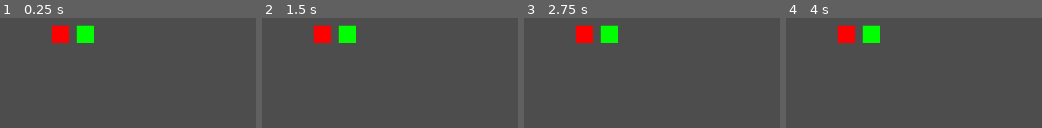
Above: before the commit, frames 1-4 (left to right).
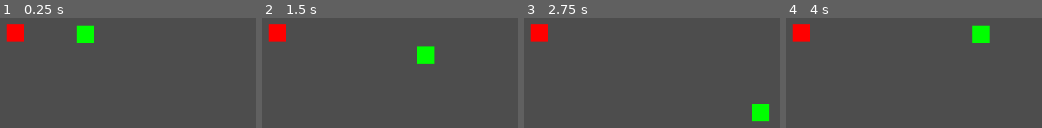
Above: after the commit, the same moments.

Repository: Jarflux/ocean-duo
Game: Godot game, scene res://scenes/game.tscn
Same seed, same stepped clock (60 frames per second), same inputs: the game is played once before the commit and once after it.
Inputs:
- Up to frame 1 (0.25 s): no input
- Up to frame 2 (1.5 s): tap Enter at 0.5 s; hold Right (move_right_green, bound only after the commit) 0.53-1.28 s; hold Down (move_down_green, bound only after the commit) from 1.28 s (still down)
- Up to frame 3 (2.75 s): release Down (move_down_green, bound only after the commit) at 2.03 s; hold Right (move_right_green, bound only after the commit) from 2.03 s (still down)
- Up to frame 4 (4 s): release Right (move_right_green, bound only after the commit) at 2.78 s; hold Up (move_up_green, bound only after the commit) 2.78-3.53 s; hold Left (move_left_green, bound only after the commit) from 3.53 s (still down)

The runs differ from the first frame. In frame 1, 2.3% of the frame differs, in the area x 2-27%, y 5-23%; in frame 2, 4.6%, in the area x 2-68%, y 5-42%; in frame 3, 4.6%; in frame 4, 4.6%.

Commit message:
make the dots move

Diff:
--- a/project.godot
+++ b/project.godot
@@ -15,6 +15,49 @@
 config/features=PackedStringArray("4.3", "GL Compatibility")
 config/icon="res://icon.svg"
 
+[input]
+
+move_right_green={
+"deadzone": 0.5,
+"events": [Object(InputEventKey,"resource_local_to_scene":false,"resource_name":"","device":0,"window_id":0,"alt_pressed":false,"shift_pressed":false,"ctrl_pressed":false,"meta_pressed":false,"pressed":false,"keycode":0,"physical_keycode":4194321,"key_label":0,"unicode":0,"location":0,"echo":false,"script":null)
+]
+}
+move_left_green={
+"deadzone": 0.5,
+"events": [Object(InputEventKey,"resource_local_to_scene":false,"resource_name":"","device":0,"window_id":0,"alt_pressed":false,"shift_pressed":false,"ctrl_pressed":false,"meta_pressed":false,"pressed":false,"keycode":0,"physical_keycode":4194319,"key_label":0,"unicode":0,"location":0,"echo":false,"script":null)
+]
+}
+move_up_green={
+"deadzone": 0.5,
+"events": [Object(InputEventKey,"resource_local_to_scene":false,"resource_name":"","device":0,"window_id":0,"alt_pressed":false,"shift_pressed":false,"ctrl_pressed":false,"meta_pressed":false,"pressed":false,"keycode":0,"physical_keycode":4194320,"key_label":0,"unicode":0,"location":0,"echo":false,"script":null)
+]
+}
+move_down_green={
+"deadzone": 0.5,
+"events": [Object(InputEventKey,"resource_local_to_scene":false,"resource_name":"","device":0,"window_id":0,"alt_pressed":false,"shift_pressed":false,"ctrl_pressed":false,"meta_pressed":false,"pressed":false,"keycode":0,"physical_keycode":4194322,"key_label":0,"unicode":0,"location":0,"echo":false,"script":null)
+]
+}
+move_right_red={
+"deadzone": 0.5,
+"events": [Object(InputEventKey,"resource_local_to_scene":false,"resource_name":"","device":0,"window_id":0,"alt_pressed":false,"shift_pressed":false,"ctrl_pressed":false,"meta_pressed":false,"pressed":false,"keycode":0,"physical_keycode":68,"key_label":0,"unicode":0,"location":0,"echo":false,"script":null)
+]
+}
+move_left_red={
+"deadzone": 0.5,
+"events": [Object(InputEventKey,"resource_local_to_scene":false,"resource_name":"","device":0,"window_id":0,"alt_pressed":false,"shift_pressed":false,"ctrl_pressed":false,"meta_pressed":false,"pressed":false,"keycode":0,"physical_keycode":65,"key_label":0,"unicode":0,"location":0,"echo":false,"script":null)
+]
+}
+move_up_red={
+"deadzone": 0.5,
+"events": [Object(InputEventKey,"resource_local_to_scene":false,"resource_name":"","device":0,"window_id":0,"alt_pressed":false,"shift_pressed":false,"ctrl_pressed":false,"meta_pressed":false,"pressed":false,"keycode":0,"physical_keycode":87,"key_label":0,"unicode":0,"location":0,"echo":false,"script":null)
+]
+}
+move_down_red={
+"deadzone": 0.5,
+"events": [Object(InputEventKey,"resource_local_to_scene":false,"resource_name":"","device":0,"window_id":0,"alt_pressed":false,"shift_pressed":false,"ctrl_pressed":false,"meta_pressed":false,"pressed":false,"keycode":0,"physical_keycode":83,"key_label":0,"unicode":0,"location":0,"echo":false,"script":null)
+]
+}
+
 [rendering]
 
 renderer/rendering_method="gl_compatibility"
--- a/scenes/game.tscn
+++ b/scenes/game.tscn
@@ -1,7 +1,7 @@
 [gd_scene load_steps=5 format=3 uid="uid://f8af7hjigh5l"]
 
 [ext_resource type="Texture2D" uid="uid://3vbdhirhcgwt" path="res://images/net-handle.png" id="1_dahh1"]
-[ext_resource type="Script" path="res://scenes/right.gd" id="2_khlt3"]
+[ext_resource type="Script" path="res://scripts/move.gd" id="2_ed43w"]
 
 [sub_resource type="GDScript" id="GDScript_ufykt"]
 resource_name = "net"
@@ -26,8 +26,13 @@
 script = SubResource("GDScript_ufykt")
 
 [node name="Left" type="RigidBody2D" parent="Net"]
-position = Vector2(115, 63)
+position = Vector2(50, 61)
 gravity_scale = 0.0
+script = ExtResource("2_ed43w")
+button_move_left = "move_left_red"
+button_move_right = "move_right_red"
+button_move_up = "move_up_red"
+button_move_down = "move_down_red"
 
 [node name="Sprite" type="Sprite2D" parent="Net/Left"]
 self_modulate = Color(1, 0, 0, 1)
@@ -39,11 +44,16 @@
 [node name="Right" type="RigidBody2D" parent="Net"]
 position = Vector2(151, 63)
 gravity_scale = 0.0
+script = ExtResource("2_ed43w")
+button_move_left = "move_left_green"
+button_move_right = "move_right_green"
+button_move_up = "move_up_green"
+button_move_down = "move_down_green"
+metadata/button_move_left = "move_left_red"
 
 [node name="Sprite" type="Sprite2D" parent="Net/Right"]
 modulate = Color(0, 1, 0, 1)
 texture = ExtResource("1_dahh1")
-script = ExtResource("2_khlt3")
 
 [node name="CollisionShape2D" type="CollisionShape2D" parent="Net/Right"]
 shape = SubResource("RectangleShape2D_g0xyc")
--- /dev/null
+++ b/scripts/move.gd
@@ -0,0 +1,29 @@
+extends RigidBody2D
+
+@export var button_move_left = ""
+@export var button_move_right = ""
+@export var button_move_up = ""
+@export var button_move_down = ""
+
+@onready var move_force_factor = 150
+
+
+# Called when the node enters the scene tree for the first time.
+func _ready() -> void:
+	pass # Replace with function body.
+
+
+# Called every frame. 'delta' is the elapsed time since the previous frame.
+func _process(delta: float) -> void:
+	_move(delta)
+
+
+func _move(delta: float):
+	if Input.is_action_pressed(button_move_left):
+		position.x -= move_force_factor * delta
+	if Input.is_action_pressed(button_move_right):
+		position.x += move_force_factor * delta
+	if Input.is_action_pressed(button_move_up):
+		position.y -= move_force_factor * delta
+	if Input.is_action_pressed(button_move_down):
+		position.y += move_force_factor * delta
